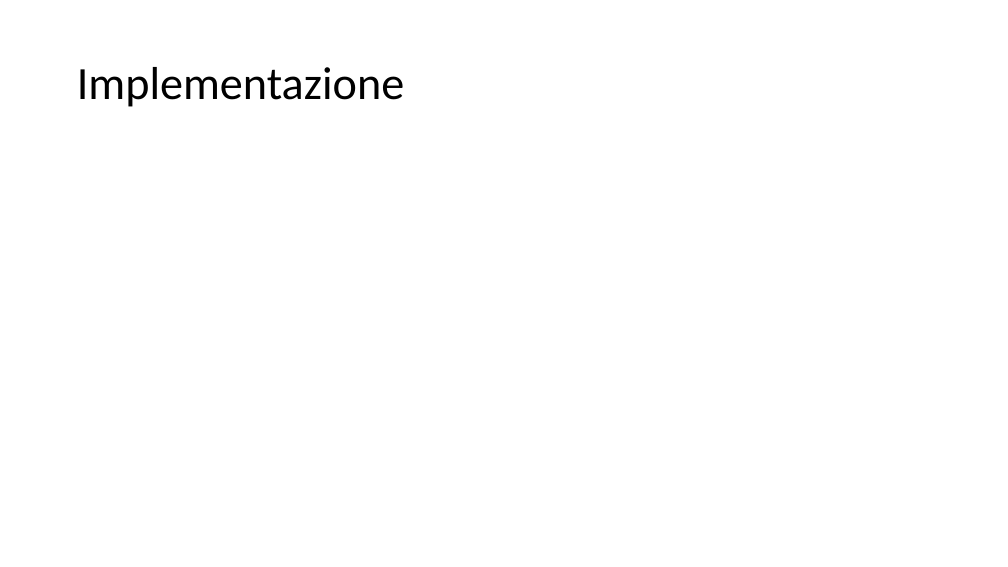
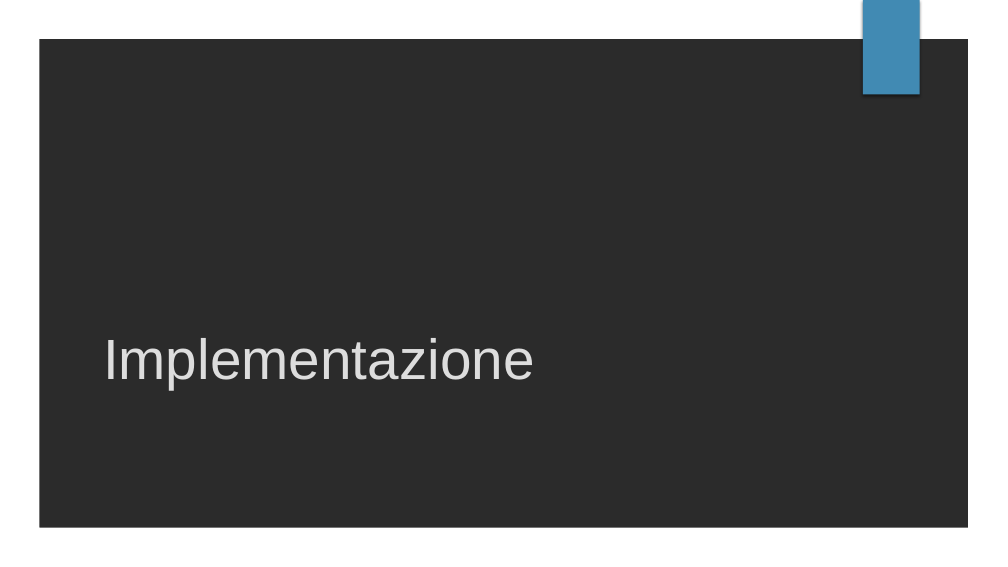
Before and after one commit to mattiaruberto/Progetto2, a slide deck: slide 6 of Presentazione/PROGETTO 2.pptx (slide 5 before the commit). Drawn at 1008x567 pixels with LibreOffice and Linux fonts; fonts in the diff are those of the drawing; background and template pictures are left out; a plain dark background stands for a picture behind light text. Boxes give left, top, right and bottom in pixels: in the first picture for what was removed or moved away, otherwise in the second. Text is boxed around its words. In the diff, an @@ line names an element or a change of style, - is before the commit and + after.

```diff
--- a/Presentazione/PROGETTO 2.pptx
+++ b/Presentazione/PROGETTO 2.pptx
@@ background #FFFFFF to picture (left out) @@
@@ freeform shape added at [0,0,1008,567], fill #FFFFFF @@
@@ rectangle added at [863,0,920,95], fill #418AB3 @@
@@ title "Implementazione": place and size @@
-title "Implementazione" at [77,67,404,107]
+title "Implementazione" at [103,338,535,390]
@@ title "Implementazione" at [103,338,535,390]: size 44 to 54 pt, font Calibri to Arial, text colour #000000 to #DDDDDD; line spacing 0.9 to 1; vertical alignment middle to bottom @@
```
Also in this commit, not shown: 4 other slides changed, 11 slides added, 2 slides removed.
